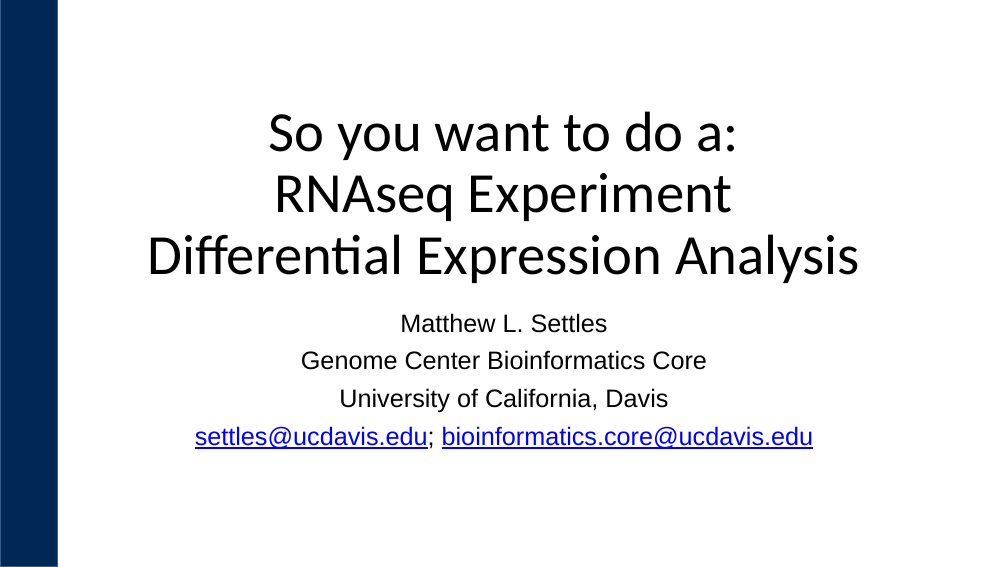
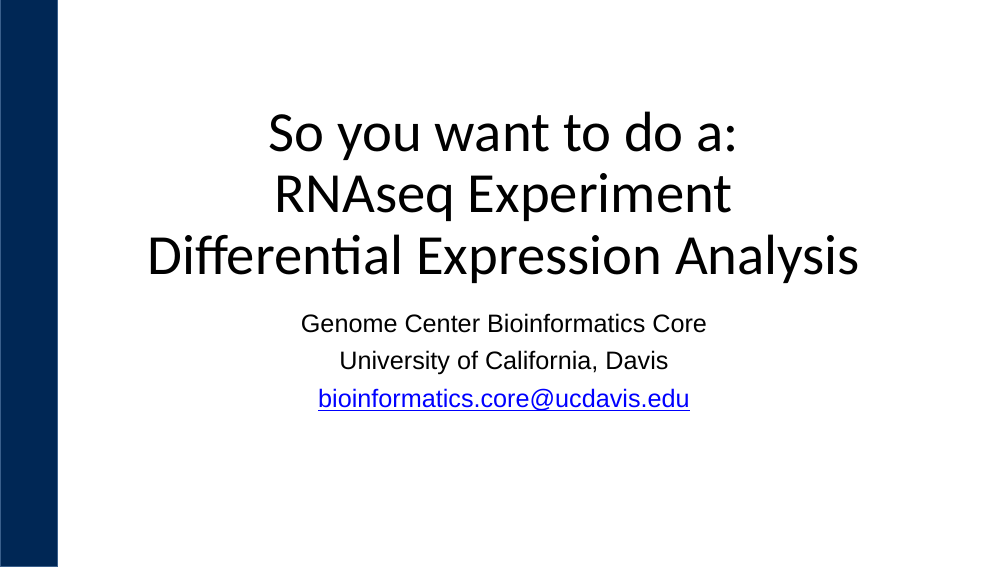
Before and after one commit to ucdavis-bioinformatics-training/ucdavis-bioinformatics-training.presentations, a slide deck: slide 1 of mrna/mRNAseq-expDesign_May_2020.pptx. Drawn at 1008x567 pixels with LibreOffice and Linux fonts; fonts in the diff are those of the drawing; background and template pictures are left out. Boxes give left, top, right and bottom in pixels: in the first picture for what was removed or moved away, otherwise in the second. Text is boxed around its words. In the diff, an @@ line names an element or a change of style, - is before the commit and + after.

```diff
--- a/mrna/mRNAseq-expDesign_May_2020.pptx
+++ b/mrna/mRNAseq-expDesign_May_2020.pptx
@@ subtitle at box(400, 313, 608, 333): paragraph removed @@
-Matthew L. Settles
@@ subtitle at box(318, 388, 690, 411): text changed @@
-settles@ucdavis.edu; bioinformatics.core@ucdavis.edu
+bioinformatics.core@ucdavis.edu
```
Also in this commit, not shown: 2 other slides changed, 4 other files.
